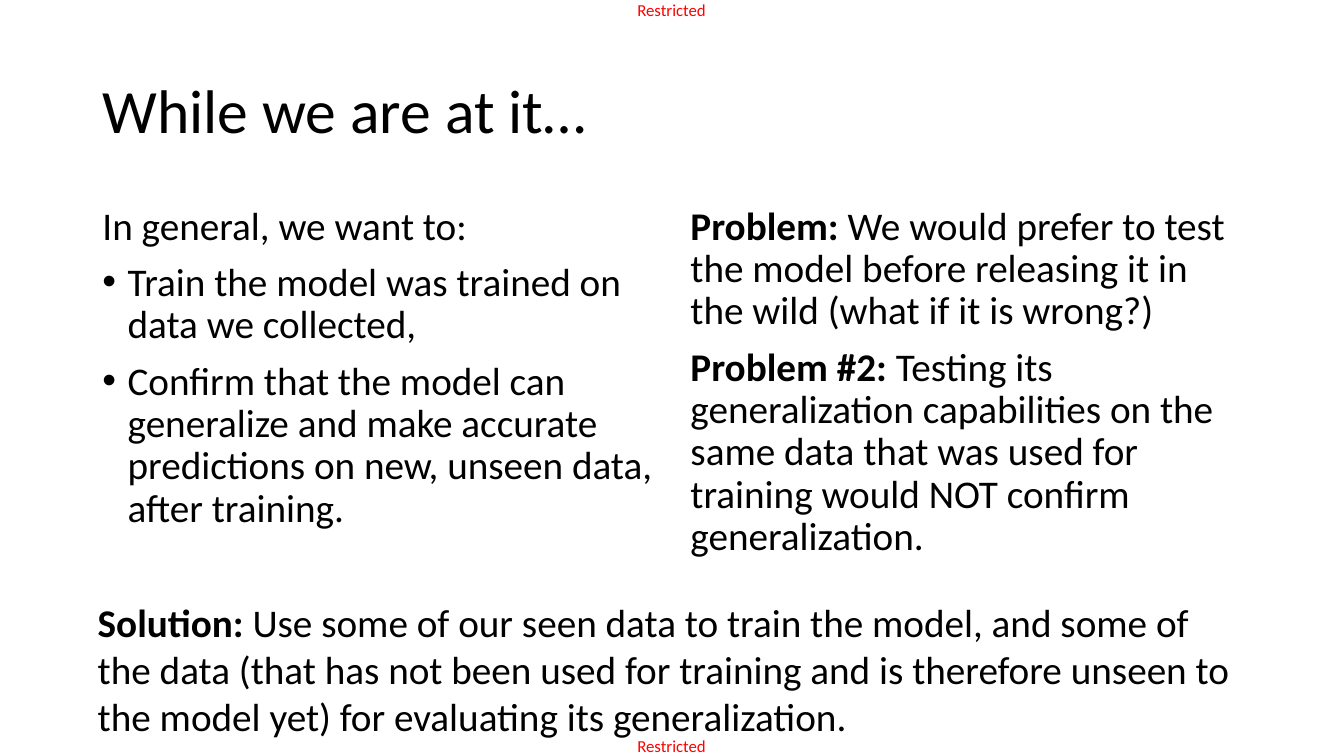
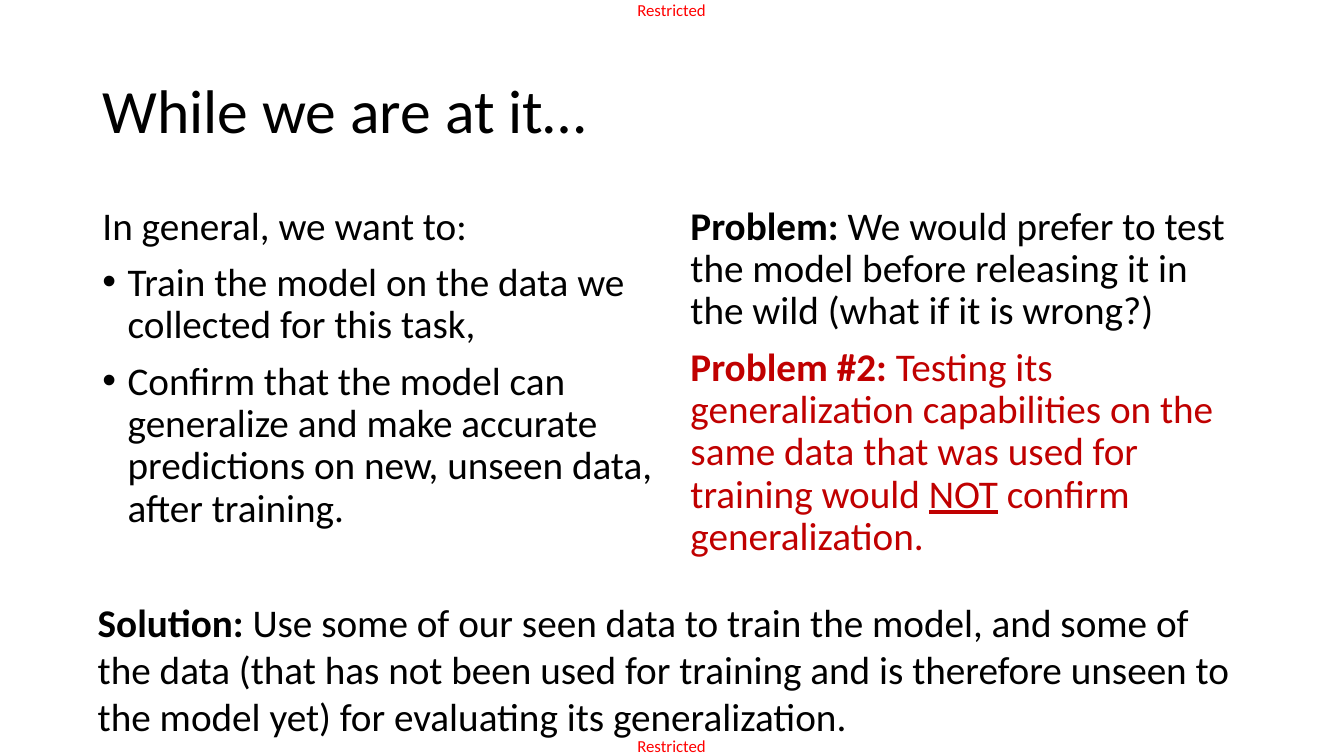
Before and after one commit to matthieudemari/SUTD_DL_50_039, a slide deck: slide 28 of W1/2. W1S2 final/W1S2.pptx (slide 27 before the commit). Drawn at 1344x756 pixels with LibreOffice and Linux fonts; fonts in the diff are those of the drawing. Boxes give left, top, right and bottom in pixels: in the first picture for what was removed or moved away, otherwise in the second. Text is boxed around its words. In the diff, an @@ line names an element or a change of style, - is before the commit and + after.

```diff
--- a/W1/2. W1S2 final/W1S2.pptx
+++ b/W1/2. W1S2 final/W1S2.pptx
@@ text at [128,268,624,343]: text changed @@
-• Train the model was trained on data we collected,
+• Train the model on the data we collected for this task,
@@ text at [690,353,1213,557]: text colour #000000 to #C00000 in "Problem #2: Testing its generalization capabilities on ..."; underline on in "NOT" @@
```
Also in this commit, not shown: 8 other slides changed, 3 slides added, 1 slide removed, 4 other files.
